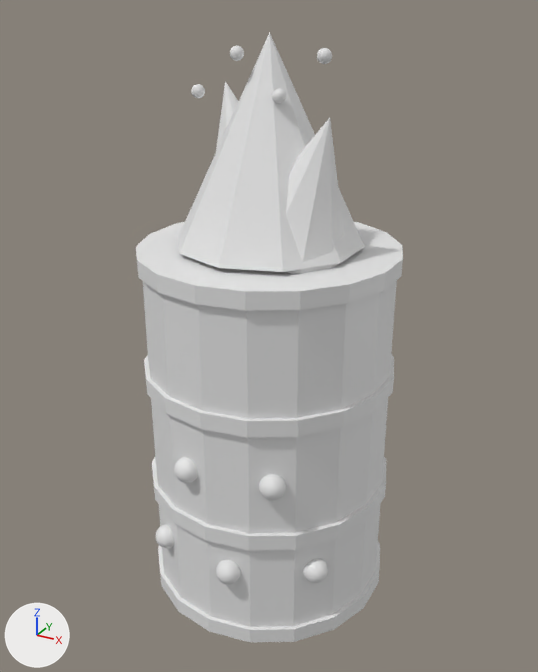
The glTF model godot/assets3d/props/burn_barrel.glb, before and after one commit.
One viewpoint serves both versions: a 50 mm camera at (0.806, -1.468, 1.415) aimed at (0.001, -0.004, 0.683). Every picture has the same lights, and +X, +Y and +Z are marked at lower left. The first picture is the older version. Vertices at exactly the same position are counted once.

Before the edit, the objects in view are built like this:
```python
me_me_2423 = bpy.data.meshes.new('me.2423')
me_me_2423.from_pydata(...)  # 1538 vertices, 3004 faces; spans x -0.305..0.305, y -0.325..0.31, z 0.0..1.37
ob_ob = bpy.data.objects.new('ob', me_me_2423)
ob_ob.location = (0.0, 0.0, 0.0)
```
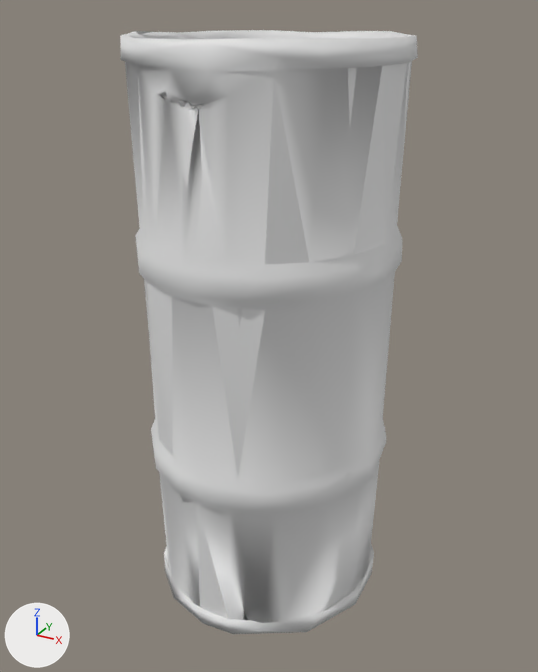
What the commit changed:
me_me_2423 is used by ob_ob; location (0.0, 0.0, 0.0).
me_me_2423 had 1538 vertices, 3004 faces and spanned x -0.305..0.305, y -0.325..0.31, z 0.0..1.37.
me_me_2423 now has 466 vertices, 940 faces and spans x -0.306..0.306, y -0.317..0.317, z 0.0..1.37.
me_me_2423 part 1: the loose piece of 36 vertices spanning x -0.295..0.295, y -0.3..0.3, z 0.0..0.9 is rebuilt with 466 vertices and now spans x -0.306..0.306, y -0.317..0.317, z 0.0..1.37.
me_me_2423 part 2: 17 loose pieces with 1502 vertices, spanning x -0.305..0.305, y -0.325..0.31, z 0.0..1.37, are deleted.

Where the change shows, as pixel boxes [x1, y1, x2, y2] in the pictures (538 x 672 px):
'ob', reshaped (12% wider)
    before: [136, 32, 403, 642]
    after: [120, 30, 418, 634]
part 1 of me_me_2423, rebuilt
    before: [143, 280, 397, 627]
    after: [120, 30, 418, 634]
part 2 of me_me_2423, deleted
    before: [136, 32, 403, 642]
